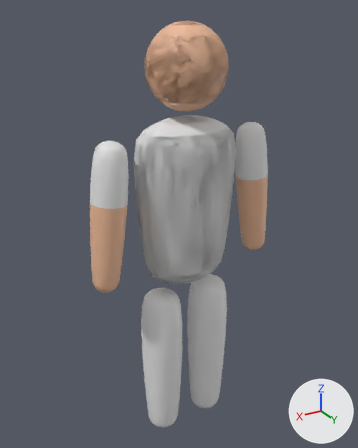
One commit to the FBX model Assets/Models/Hooman.fbx: the scene before it, then after it.
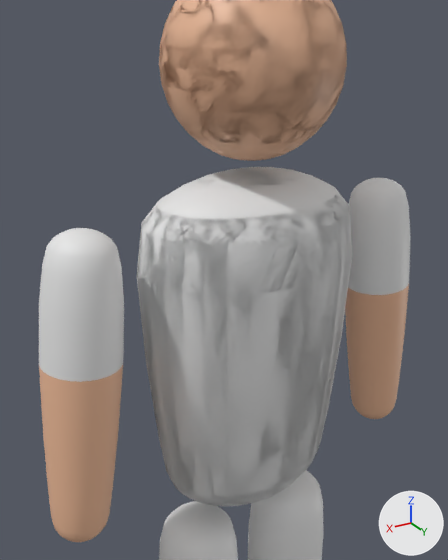
Old and new are each drawn whole from a camera (50 mm lens) standing at (1.008, 1.626, 1.868) and looking at (0.001, -0.052, 1.029) and again close up from a camera (50 mm lens) standing at (0.604, 0.914, 1.753) and looking at (-0.026, -0.135, 1.228). Arrows for +X, +Y and +Z are at lower right; the lights stay in place. Where no turn or scale is listed for an object, it has been applied to the vertices. Vertices at the same position are counted once.
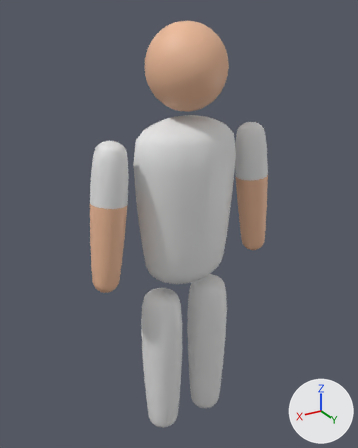
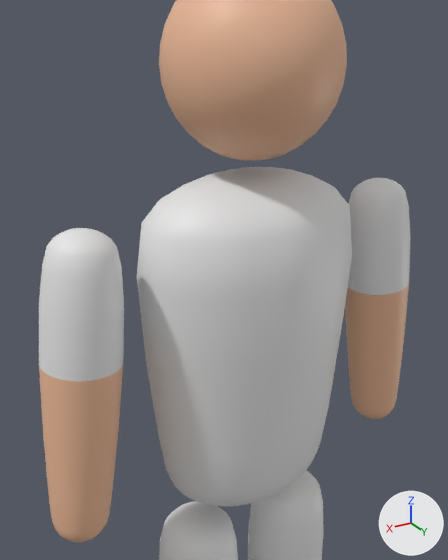
Diff of the bpy script that builds the scene:
```diff
--- a/Assets/Models/Hooman.fbx.py
+++ b/Assets/Models/Hooman.fbx.py
@@ me_cube @@
 # used by ob_cube; location = (0.0, 0.0, 0.0)
-me_cube.from_pydata(...)  # 4046 vertices, 4096 faces; spans x -0.42..0.42, y -0.16..0.16, z 0.02..1.84
+me_cube.from_pydata(...)  # 3148 vertices, 3328 faces; spans x -0.42..0.42, y -0.16..0.16, z 0.02..1.84
+# me_cube part 1: 34 vertices moved from x -0.21..0.21, y -0.14..0.14, z 1.15..1.49 to x -0.21..0.21, y -0.14..0.14, z 1.16..1.49; 902 vertices removed from x -0.22..0.22, y -0.15..0.15, z 0.79..1.83; 4 vertices added at x 0.0, y -0.15..0.14, z 0.97..1.32
 me_cube.materials.append(mat_material)
```

Location of each change, [x1, y1, x2, y2] in pixels of the close-ups (448 x 560 px):
part 1 of me_cube, cut back
    before: [137, 0, 352, 506]
    after: [141, 170, 330, 461]
